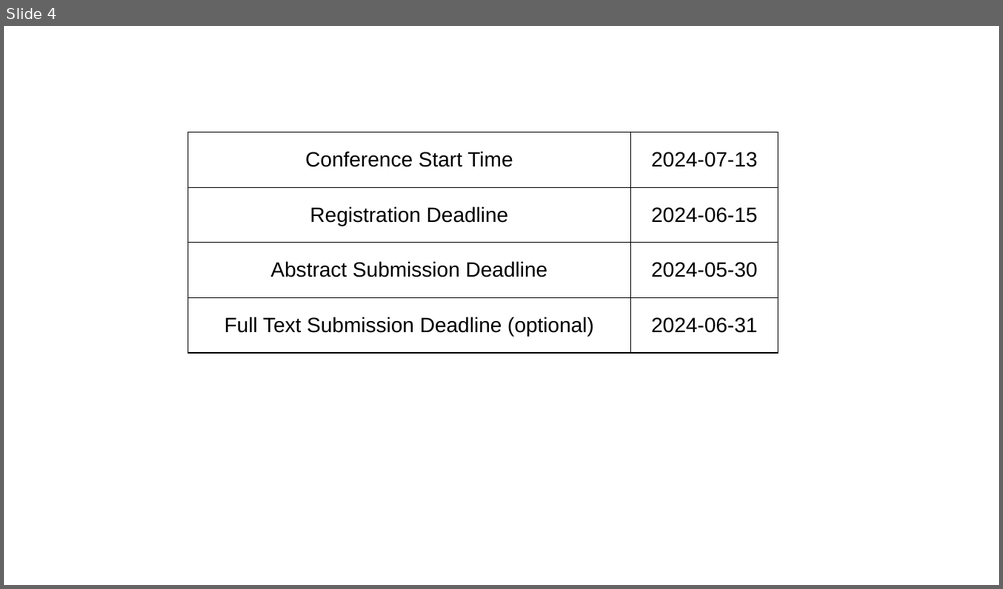
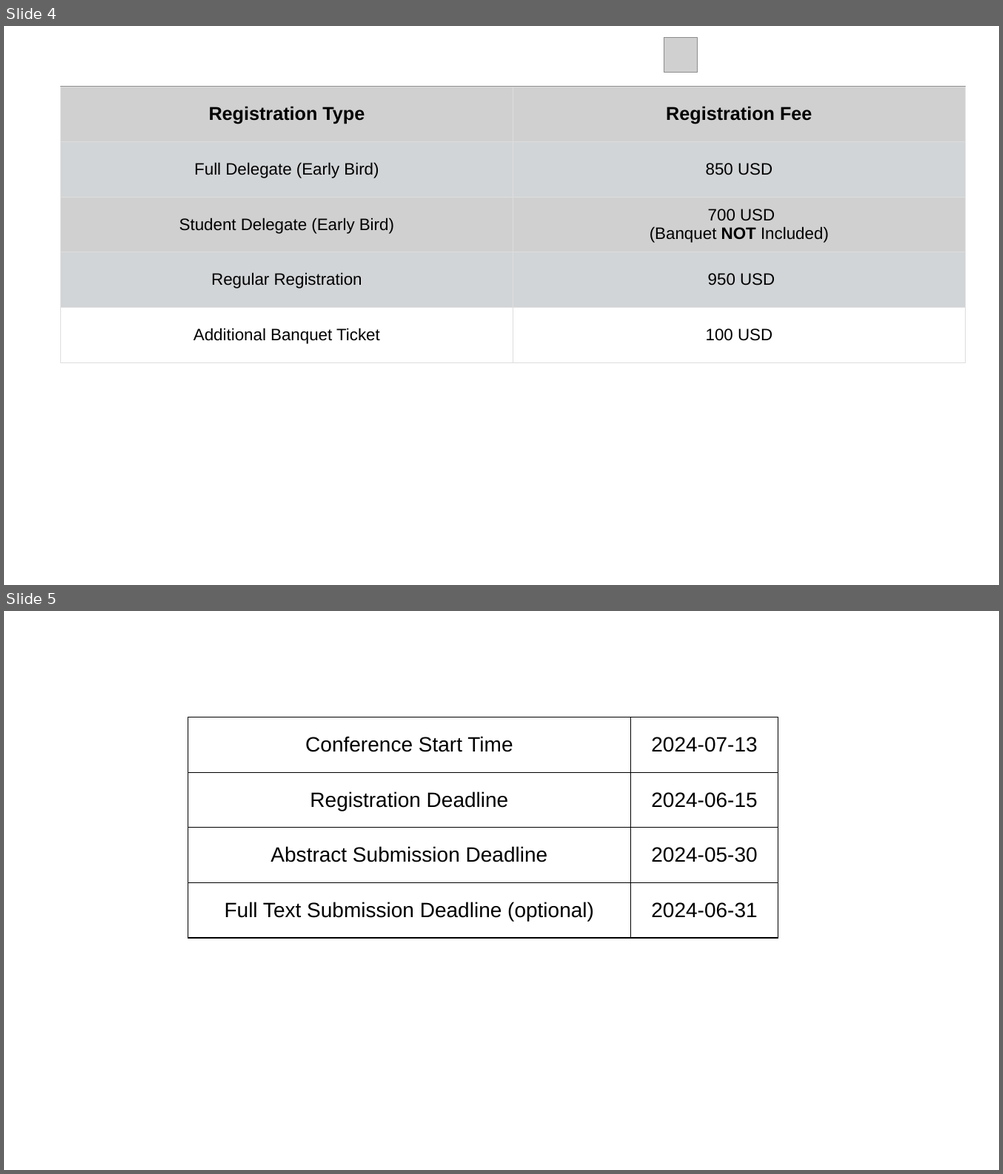
Before and after one commit to zhangxy911/zhangxy911.github.io, a slide deck: assets/figures.pptx. Shown one above the other, each under a label of ours: slide 4 before the commit, slides 4 and 5 after it. The pictures are 1003x589 and 1003x1174 pixels, drawn with LibreOffice and Linux fonts; fonts in the diff are those of the drawing; grey boxes stand for pictures. Boxes give left, top, right and bottom in pixels: in the first picture for what was removed or moved away, otherwise in the second. Text is boxed around its words. In the diff, an @@ line names an element or a change of style, - is before the commit and + after.

```diff
--- a/assets/figures.pptx
+++ b/assets/figures.pptx
@@ slide 4 added at <box>4,26,999,585</box>, background #FFFFFF @@
@@ picture added at <box>664,38,697,73</box> @@
@@ picture added at <box>61,87,965,307</box> @@
@@ table added at <box>61,87,965,363</box>, 5 rows, 2 columns @@
+Registration Type | Registration Fee
+Full Delegate (Early Bird) | 850 USD
+Student Delegate (Early Bird) | 700 USD / (Banquet NOT Included)
+Regular Registration | 950 USD
+Additional Banquet Ticket | 100 USD
@@ what was slide 4 is now slide 5 @@
```
Also in this commit, not shown: 1 slide changed, 5 other files.
